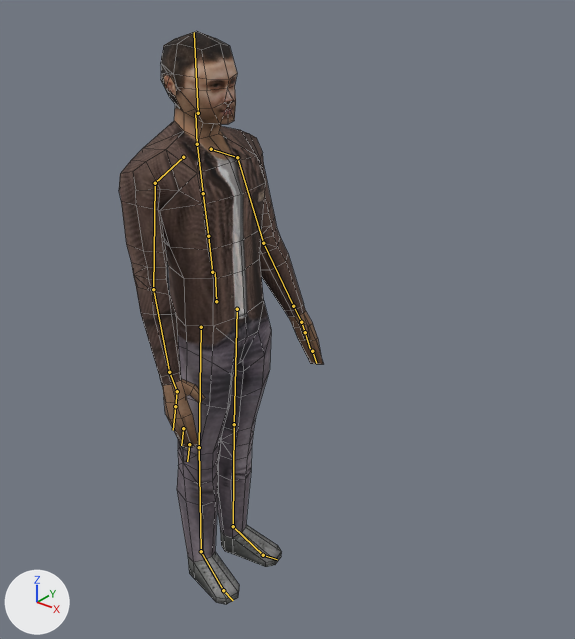
A saved change to the FBX model Assets/Project/Prefabs/Characters/source/Characters_psx/Characters_psx/Characters_psx/Models/Male/Character_04.fbx.
Camera for both pictures: a 50 mm lens placed at (3.91, -4.08, 5.24), pointed at (0.34, 0.37, 2.48). The lights are fixed; the arrows at lower left show +X, +Y and +Z. The picture after the commit comes second. The bones that change, and the others that lie on the model, are drawn over the model as lines. Mesh edges are drawn as thin lines.

The first picture shows 'Character_04'.
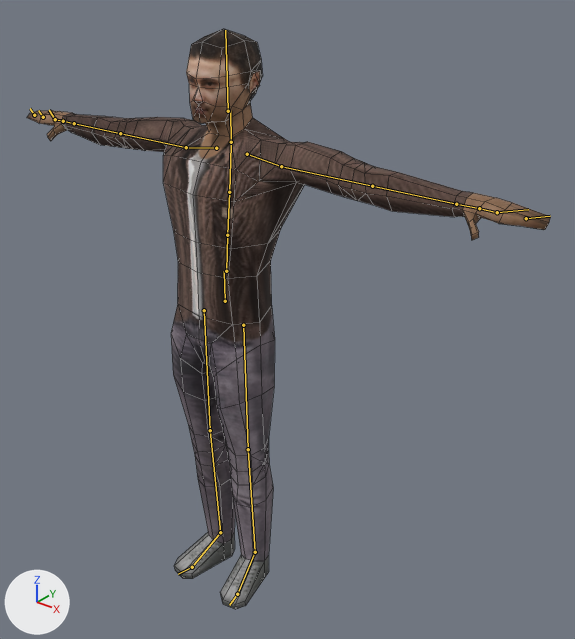
The newer file adds an action. The first version stands in its rest pose; the second is drawn at frame 1 of the action 'Armature|mixamo.com.001'.

Edits to the bpy script that builds the scene:
```text
Change bone_mixamorig_hips:
    where bone_mixamorig_hips = bpy.data.objects['Armature'].pose.bones['mixamorig:Hips']
    bone_mixamorig_hips.location: (0.0, 0.0, 0.0) -> (7.0, 2.0, -3.0)
    bone_mixamorig_hips.rotation_quaternion: (1.0, 0.0, 0.0, 0.0) -> (0.707, 0.0, -0.707, 0.0)  # degrees (0, 0, 0) -> degrees (0, -90, 0)
Change bone_mixamorig_leftshoulder:
    where bone_mixamorig_leftshoulder = bpy.data.objects['Armature'].pose.bones['mixamorig:LeftShoulder']  # child of 'mixamorig:Spine2'
    bone_mixamorig_leftshoulder.rotation_quaternion: (1.0, 0.0, 0.0, 0.0) -> (0.991, -0.134, -0.002, 0.016)  # degrees (0, 0, 0) -> degrees (-15, 0, 2)
Change bone_mixamorig_leftarm:
    where bone_mixamorig_leftarm = bpy.data.objects['Armature'].pose.bones['mixamorig:LeftArm']  # child of 'mixamorig:LeftShoulder'
    bone_mixamorig_leftarm.rotation_quaternion: (1.0, 0.0, 0.0, 0.0) -> (0.859, 0.51, 0.036, -0.002)  # degrees (0, 0, 0) -> degrees (61, 4, 2)
Change bone_mixamorig_leftforearm:
    where bone_mixamorig_leftforearm = bpy.data.objects['Armature'].pose.bones['mixamorig:LeftForeArm']  # child of 'mixamorig:LeftArm'
    bone_mixamorig_leftforearm.rotation_quaternion: (1.0, 0.0, 0.0, 0.0) -> (0.991, 0.034, 0.0, 0.127)  # degrees (0, 0, 0) -> degrees (4, 0, 15)
Change bone_mixamorig_lefthand:
    where bone_mixamorig_lefthand = bpy.data.objects['Armature'].pose.bones['mixamorig:LeftHand']  # child of 'mixamorig:LeftForeArm'
    bone_mixamorig_lefthand.rotation_quaternion: (1.0, 0.0, 0.0, 0.0) -> (0.997, 0.051, 0.0, 0.054)  # degrees (0, 0, 0) -> degrees (6, 0, 6)
Change bone_mixamorig_lefthandindex1:
    where bone_mixamorig_lefthandindex1 = bpy.data.objects['Armature'].pose.bones['mixamorig:LeftHandIndex1']  # child of 'mixamorig:LeftHand'
    bone_mixamorig_lefthandindex1.rotation_quaternion: (1.0, 0.0, 0.0, 0.0) -> (0.976, -0.217, 0.0, 0.0)  # degrees (0, 0, 0) -> degrees (-25, 0, 0)
Change bone_mixamorig_lefthandindex2:
    where bone_mixamorig_lefthandindex2 = bpy.data.objects['Armature'].pose.bones['mixamorig:LeftHandIndex2']  # child of 'mixamorig:LeftHandIndex1'
    bone_mixamorig_lefthandindex2.rotation_quaternion: (1.0, 0.0, 0.0, 0.0) -> (0.981, 0.193, 0.0, -0.029)  # degrees (0, 0, 0) -> degrees (22, 1, -3)
Change bone_mixamorig_lefthandindex3:
    where bone_mixamorig_lefthandindex3 = bpy.data.objects['Armature'].pose.bones['mixamorig:LeftHandIndex3']  # child of 'mixamorig:LeftHandIndex2'
    bone_mixamorig_lefthandindex3.rotation_quaternion: (1.0, 0.0, 0.0, 0.0) -> (0.993, 0.085, 0.034, 0.07)  # degrees (0, 0, 0) -> degrees (10, 3, 8)
Change bone_mixamorig_rightshoulder:
    where bone_mixamorig_rightshoulder = bpy.data.objects['Armature'].pose.bones['mixamorig:RightShoulder']  # child of 'mixamorig:Spine2'
    bone_mixamorig_rightshoulder.rotation_quaternion: (1.0, 0.0, 0.0, 0.0) -> (0.991, -0.134, -0.002, -0.014)  # degrees (0, 0, 0) -> degrees (-15, 0, -2)
Change bone_mixamorig_rightarm:
    where bone_mixamorig_rightarm = bpy.data.objects['Armature'].pose.bones['mixamorig:RightArm']  # child of 'mixamorig:RightShoulder'
    bone_mixamorig_rightarm.rotation_quaternion: (1.0, 0.0, 0.0, 0.0) -> (0.86, -0.509, -0.032, 0.018)  # degrees (0, 0, 0) -> degrees (-61, -2, 4)
Change bone_mixamorig_rightforearm:
    where bone_mixamorig_rightforearm = bpy.data.objects['Armature'].pose.bones['mixamorig:RightForeArm']  # child of 'mixamorig:RightArm'
    bone_mixamorig_rightforearm.rotation_quaternion: (1.0, 0.0, 0.0, 0.0) -> (0.991, -0.028, 0.0, 0.13)  # degrees (0, 0, 0) -> degrees (-3, 0, 15)
Change bone_mixamorig_righthand:
    where bone_mixamorig_righthand = bpy.data.objects['Armature'].pose.bones['mixamorig:RightHand']  # child of 'mixamorig:RightForeArm'
    bone_mixamorig_righthand.rotation_quaternion: (1.0, 0.0, 0.0, 0.0) -> (0.996, -0.054, 0.0, 0.065)  # degrees (0, 0, 0) -> degrees (-6, 0, 7)
Change bone_mixamorig_righthandindex1:
    where bone_mixamorig_righthandindex1 = bpy.data.objects['Armature'].pose.bones['mixamorig:RightHandIndex1']  # child of 'mixamorig:RightHand'
    bone_mixamorig_righthandindex1.rotation_quaternion: (1.0, 0.0, 0.0, 0.0) -> (0.971, -0.238, 0.0, 0.0)  # degrees (0, 0, 0) -> degrees (-28, 0, 0)
Change bone_mixamorig_righthandindex2:
    where bone_mixamorig_righthandindex2 = bpy.data.objects['Armature'].pose.bones['mixamorig:RightHandIndex2']  # child of 'mixamorig:RightHandIndex1'
    bone_mixamorig_righthandindex2.rotation_quaternion: (1.0, 0.0, 0.0, 0.0) -> (0.974, 0.223, 0.0, 0.038)  # degrees (0, 0, 0) -> degrees (26, -1, 4)
Change bone_mixamorig_leftupleg:
    where bone_mixamorig_leftupleg = bpy.data.objects['Armature'].pose.bones['mixamorig:LeftUpLeg']  # child of 'mixamorig:Hips'
    bone_mixamorig_leftupleg.rotation_quaternion: (1.0, 0.0, 0.0, 0.0) -> (0.999, 0.001, 0.0, 0.038)  # degrees (0, 0, 0) -> degrees (0, 0, 4)
Change bone_mixamorig_leftleg:
    where bone_mixamorig_leftleg = bpy.data.objects['Armature'].pose.bones['mixamorig:LeftLeg']  # child of 'mixamorig:LeftUpLeg'
    bone_mixamorig_leftleg.rotation_quaternion: (1.0, 0.0, 0.0, 0.0) -> (0.999, 0.0, 0.0, -0.045)  # degrees (0, 0, 0) -> degrees (0, 0, -5)
Change bone_mixamorig_rightupleg:
    where bone_mixamorig_rightupleg = bpy.data.objects['Armature'].pose.bones['mixamorig:RightUpLeg']  # child of 'mixamorig:Hips'
    bone_mixamorig_rightupleg.rotation_quaternion: (1.0, 0.0, 0.0, 0.0) -> (0.999, -0.002, 0.0, 0.035)  # degrees (0, 0, 0) -> degrees (0, 0, 4)
Change bone_mixamorig_rightleg:
    where bone_mixamorig_rightleg = bpy.data.objects['Armature'].pose.bones['mixamorig:RightLeg']  # child of 'mixamorig:RightUpLeg'
    bone_mixamorig_rightleg.rotation_quaternion: (1.0, 0.0, 0.0, 0.0) -> (0.999, 0.0, 0.0, -0.039)  # degrees (0, 0, 0) -> degrees (0, 0, -5)
```

Location of each change, (x1, y1, x2, y2) in pixels of the pictures (575 x 639 px):
'Character_04', posed (156% wider, 13% shorter)
    before: (119, 31, 323, 604)
    after: (27, 111, 550, 609)
'Character_04.001', now drawn (brown)
    after: (186, 29, 262, 136)
bone 'mixamorig:Hips', root to tip
    before: (216, 301) to (215, 272)
    after: (225, 301) to (224, 271)
bone 'mixamorig:LeftShoulder', root to tip
    before: (211, 149) to (237, 157)
    after: (247, 154) to (281, 166)
bone 'mixamorig:LeftArm', root to tip
    before: (237, 157) to (263, 243)
    after: (281, 166) to (372, 186)
bone 'mixamorig:LeftForeArm', root to tip
    before: (263, 243) to (293, 306)
    after: (372, 186) to (456, 204)
bone 'mixamorig:LeftHand', root to tip
    before: (293, 306) to (301, 322)
    after: (456, 204) to (479, 208)
bone 'mixamorig:LeftHandIndex1', root to tip
    before: (301, 322) to (305, 332)
    after: (479, 208) to (497, 212)
bone 'mixamorig:LeftHandIndex2', root to tip
    before: (305, 332) to (310, 348)
    after: (497, 212) to (528, 209)
bone 'mixamorig:LeftHandIndex3', root to tip
    before: (312, 351) to (316, 363)
    after: (526, 218) to (550, 216)
bone 'mixamorig:RightShoulder', root to tip
    before: (183, 157) to (155, 183)
    after: (216, 148) to (186, 147)
bone 'mixamorig:RightArm', root to tip
    before: (155, 183) to (153, 289)
    after: (186, 147) to (120, 133)
bone 'mixamorig:RightForeArm', root to tip
    before: (153, 289) to (169, 372)
    after: (120, 133) to (74, 123)
bone 'mixamorig:RightHand', root to tip
    before: (169, 372) to (177, 391)
    after: (74, 123) to (63, 121)
bone 'mixamorig:RightHandIndex1', root to tip
    before: (177, 391) to (175, 406)
    after: (63, 121) to (55, 119)
bone 'mixamorig:RightHandIndex2', root to tip
    before: (175, 406) to (173, 430)
    after: (55, 119) to (49, 110)
bone 'mixamorig:LeftUpLeg', root to tip
    before: (237, 309) to (234, 424)
    after: (243, 325) to (248, 449)
bone 'mixamorig:LeftLeg', root to tip
    before: (234, 424) to (233, 526)
    after: (248, 449) to (255, 552)
bone 'mixamorig:RightUpLeg', root to tip
    before: (201, 327) to (199, 447)
    after: (204, 310) to (210, 430)
bone 'mixamorig:RightLeg', root to tip
    before: (199, 447) to (201, 551)
    after: (210, 430) to (220, 532)
